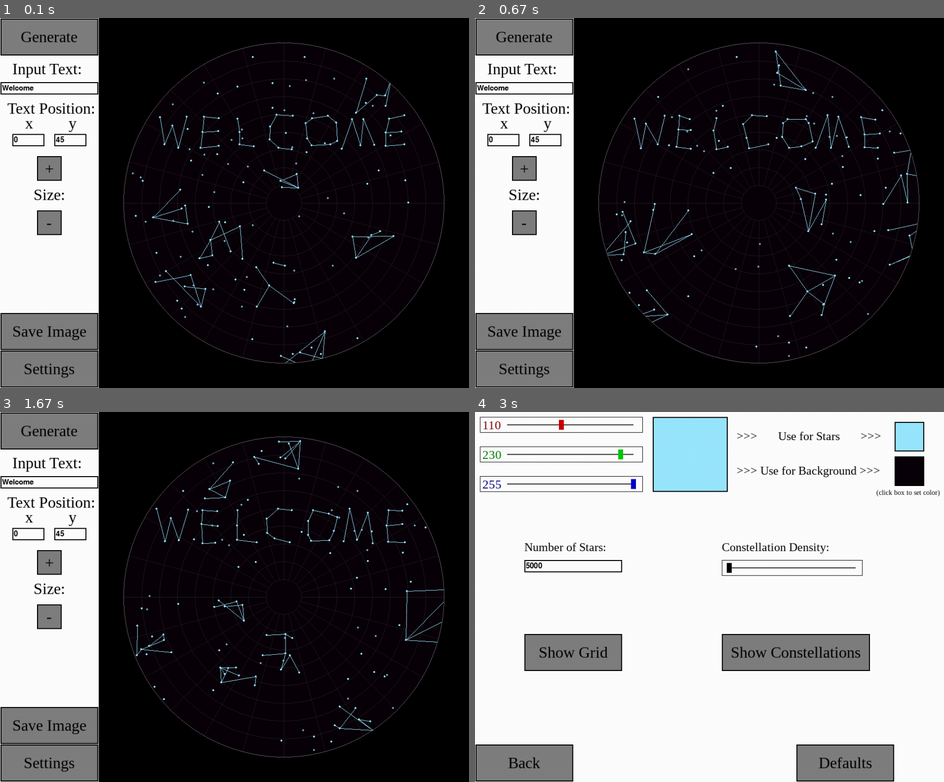
Above: before the commit, frames 1-4 (two rows, left to right).
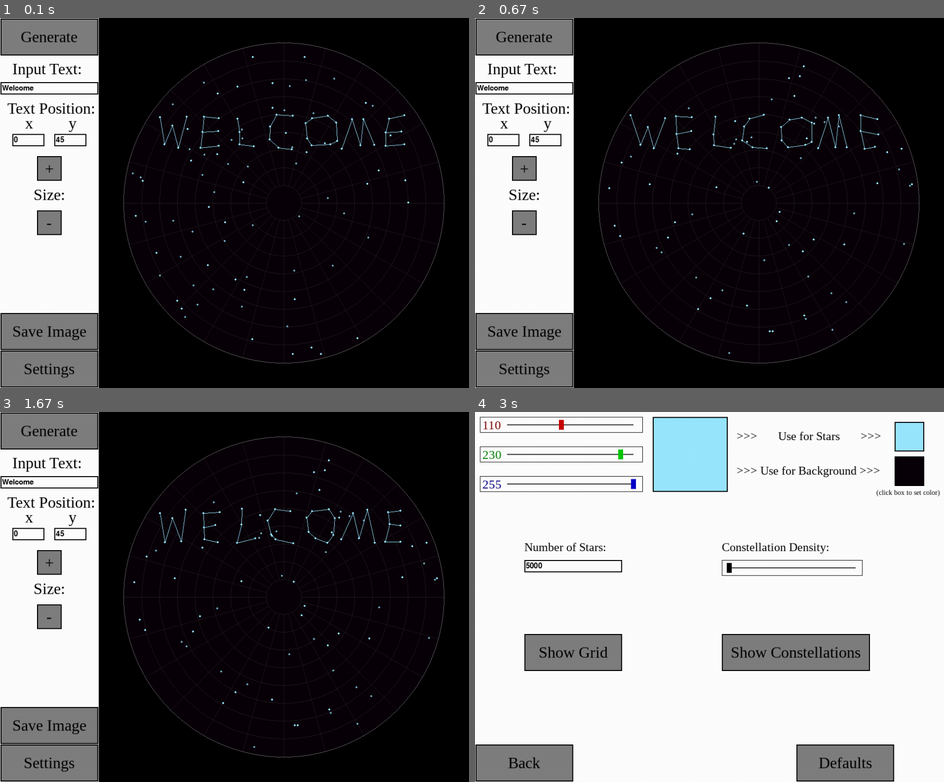
Above: after the commit, the same moments.

Repository: stephenfinch/Star-Map-Generator_v2
Game: pygame game, started from main.py
The game is run twice, just before and just after one commit, with the same random seed, the same clock (stepped at 60 frames per second) and the same inputs.
Inputs (mouse positions are in pixels of both pictures, inside the frame that each line leads up to):
- Up to frame 1 (0.1 s): no input
- Up to frame 2 (0.67 s): click (521, 36) at 0.38 s
- Up to frame 3 (1.67 s): click (70, 534) at 0.73 s; type "ann" at 1 s; tap Enter at 1.43 s
- Up to frame 4 (3 s): click (521, 763) at 1.73 s; click (845, 763) at 2.07 s; click (559, 423) at 2.4 s

The runs differ from the first frame. In frame 1, 0.6% of the frame differs, in the area x 32-85%, y 16-94%; in frame 2, 1.6%, in the area x 28-95%, y 8-92%; in frame 3, 1.6%; in frame 4, nothing differs.

Commit message:
Final
Finished the README

Diff:
--- a/settings.py
+++ b/settings.py
@@ -7,7 +7,7 @@
         self.text_location = (0, 45)             #x and y text box input (int only)
 
         #Options display
-        self.show_constellations = True         #button --> turn on/off constellations
+        self.show_constellations = False         #button --> turn on/off constellations
         self.show_grid = True                   #button --> turn on/off grid
         self.number_of_constellations = 8       #((PI * r^2) // self.text_size^2) * (self.constellation_density + 1)
         self.number_of_stars = 5000             #text box (int only)
Not shown, changed: README.md
Not shown, removed: ToDo.txt
